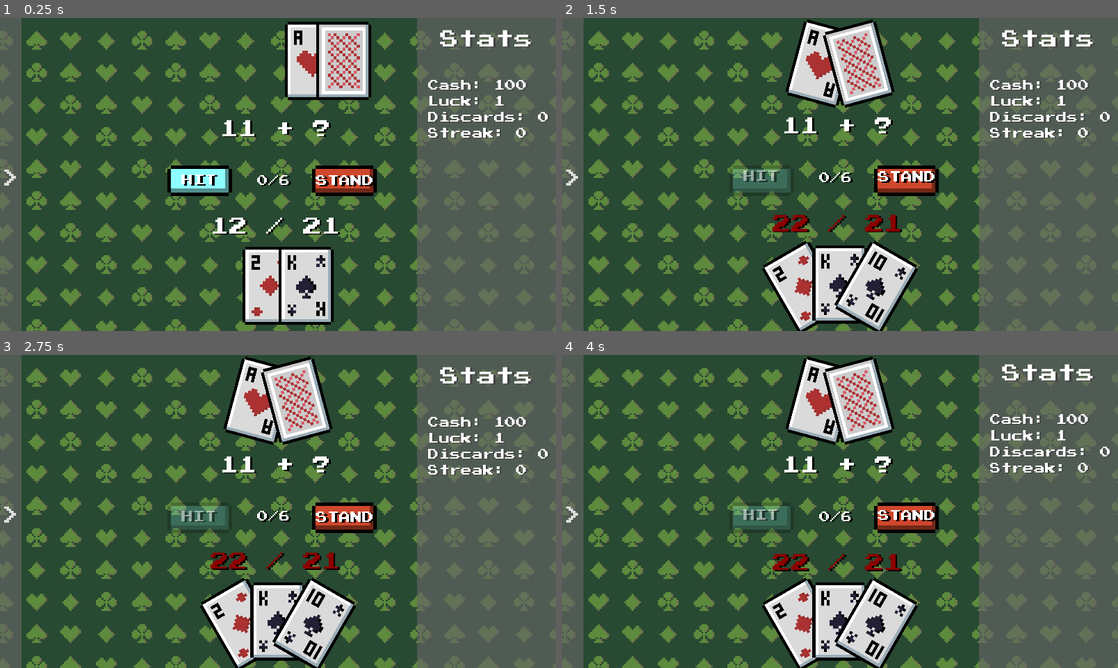
Above: before the commit, frames 1-4 (two rows, left to right).
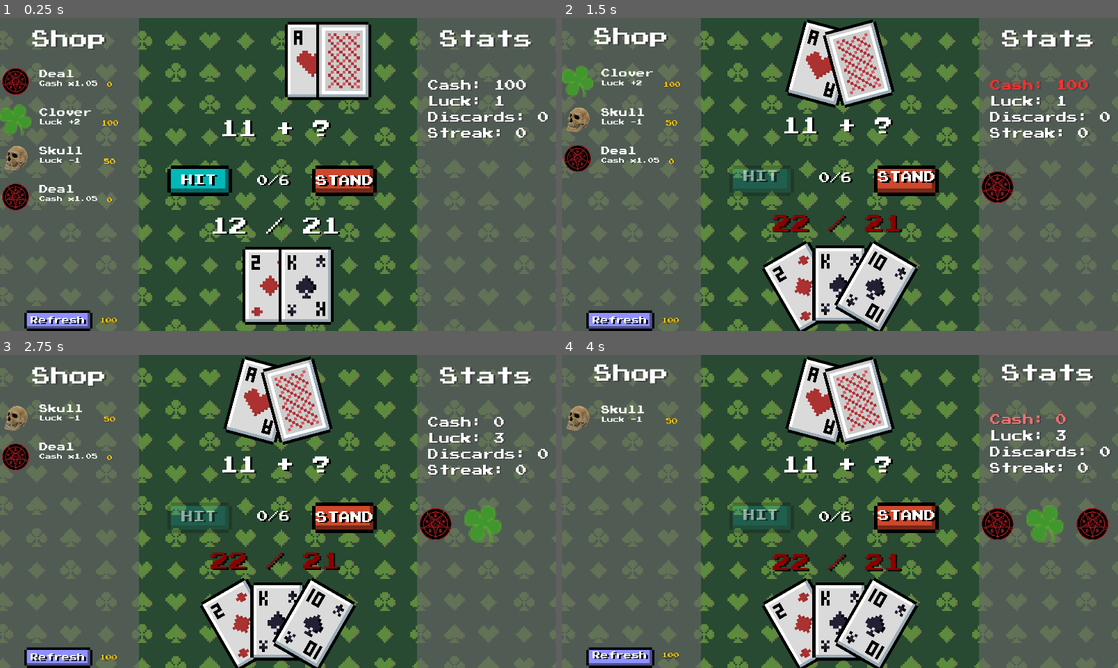
Above: after the commit, the same moments.

Repository: radsi/echo-cards
Game: Godot game, scene res://game.tscn
The game is run twice, just before and just after one commit, with the same random seed, the same clock (stepped at 60 frames per second) and the same inputs. The engine's default icon, where the game draws it, is replaced by a stand-in: a white triangle on a blue panel in a dark square.
Inputs (mouse positions are in pixels of both pictures, inside the frame that each line leads up to):
- Up to frame 1 (0.25 s): no input
- Up to frame 2 (1.5 s): click "HIT" at 0.5 s; click (623, 80) at 1.25 s, where only the run after the commit has a clickable "Deal"
- Up to frame 3 (2.75 s): click (61, 417) at 2 s, where only the run after the commit has a clickable "Clover"
- Up to frame 4 (4 s): click (623, 417) at 2.75 s, where only the run after the commit has a clickable "Skull"; click (623, 458) at 3.5 s, where only the run after the commit has a clickable "Deal"

The runs differ from the first frame. In frame 1, 22% of the frame differs, in the area x 0-42%, y 0-100%; in frame 2, 22%; in frame 3, 23%; in frame 4, 23%, in the area x 0-99%, y 0-100%.

Commit message:
balance & sfx

Diff:
--- a/game.tscn
+++ b/game.tscn
@@ -12,6 +12,10 @@
 [ext_resource type="Texture2D" uid="uid://divrki8jgm6x6" path="res://icon.svg" id="8_vef74"]
 [ext_resource type="Script" uid="uid://dba00gcoj700p" path="res://scripts/shop_item.gd" id="10_hve3p"]
 [ext_resource type="Texture2D" uid="uid://pydb4lgf73oq" path="res://deco/background_1.png" id="12_iotsf"]
+[ext_resource type="AudioStream" uid="uid://vam30asnc1xn" path="res://sounds/musicloop1.mp3" id="13_lc2xo"]
+[ext_resource type="AudioStream" uid="uid://dpl0teyt8jv7x" path="res://sounds/slidecard.wav" id="14_215e1"]
+[ext_resource type="AudioStream" uid="uid://dd2w63ktxt7p5" path="res://sounds/cha-ching.mp3" id="15_7sc4i"]
+[ext_resource type="AudioStream" uid="uid://duu72cwment5r" path="res://sounds/bonecrunch.wav" id="16_80cx4"]
 
 [sub_resource type="StyleBoxEmpty" id="StyleBoxEmpty_j5wjh"]
 
@@ -175,9 +179,6 @@
 
 [node name="DealerCards" type="CanvasGroup" parent="."]
 script = ExtResource("5_7jktm")
-max_angle = null
-radius = null
-card_spacing = null
 
 [node name="ScoreLabel" type="Label" parent="DealerCards"]
 texture_filter = 1
@@ -235,7 +236,7 @@
 offset_bottom = 40.0
 
 [node name="HitButton" type="Button" parent="Control"]
-self_modulate = Color(0.5568628, 1, 1, 1)
+self_modulate = Color(0, 0.72, 0.72, 1)
 z_index = -2
 layout_mode = 1
 anchors_preset = 8
@@ -479,6 +480,7 @@
 vertical_alignment = 1
 
 [node name="ShopButton" type="Button" parent="Control/LeftPanel"]
+visible = false
 texture_filter = 1
 layout_mode = 1
 anchors_preset = 11
@@ -1120,6 +1122,19 @@
 scale = Vector2(50.679996, 33.640003)
 color = Color(0, 0, 0, 1)
 
+[node name="music_sfx" type="AudioStreamPlayer2D" parent="."]
+stream = ExtResource("13_lc2xo")
+autoplay = true
+
+[node name="hit_sfx" type="AudioStreamPlayer2D" parent="."]
+stream = ExtResource("14_215e1")
+
+[node name="buy_sfx" type="AudioStreamPlayer2D" parent="."]
+stream = ExtResource("15_7sc4i")
+
+[node name="crunch_sfx" type="AudioStreamPlayer2D" parent="."]
+stream = ExtResource("16_80cx4")
+
 [connection signal="signal_restartgame" from="DealerCards" to="PlayerCards" method="_on_dealer_cards_signal_restartgame"]
 [connection signal="pressed" from="Control/HitButton" to="PlayerCards" method="_on_hit_button_pressed"]
 [connection signal="pressed" from="Control/StandButton" to="DealerCards" method="_on_stand_button_pressed"]
--- a/game_over.tscn
+++ b/game_over.tscn
@@ -1,9 +1,11 @@
-[gd_scene load_steps=16 format=3 uid="uid://48drlbnnbbwk"]
+[gd_scene load_steps=23 format=3 uid="uid://48drlbnnbbwk"]
 
 [ext_resource type="Script" uid="uid://dsoi4mltb7ues" path="res://scripts/env_manager.gd" id="1_ftari"]
 [ext_resource type="FontFile" uid="uid://bsucljrt1mjt" path="res://PressStart2P-vaV7.ttf" id="1_y26ei"]
 [ext_resource type="Texture2D" uid="uid://divrki8jgm6x6" path="res://icon.svg" id="3_ftari"]
 [ext_resource type="Script" uid="uid://dba00gcoj700p" path="res://scripts/shop_item.gd" id="4_28vn7"]
+[ext_resource type="AudioStream" uid="uid://kbcndvy8w8vt" path="res://sounds/bassimpact.wav" id="5_ftari"]
+[ext_resource type="Texture2D" uid="uid://cnh7p8837d1uf" path="res://buttons/button-long.png" id="6_28vn7"]
 
 [sub_resource type="StyleBoxEmpty" id="StyleBoxEmpty_k2vha"]
 
@@ -26,6 +28,16 @@
 [sub_resource type="StyleBoxEmpty" id="StyleBoxEmpty_olga5"]
 
 [sub_resource type="StyleBoxEmpty" id="StyleBoxEmpty_13ri0"]
+
+[sub_resource type="StyleBoxEmpty" id="StyleBoxEmpty_lmfuw"]
+
+[sub_resource type="StyleBoxEmpty" id="StyleBoxEmpty_k7c8f"]
+
+[sub_resource type="StyleBoxEmpty" id="StyleBoxEmpty_y0fv6"]
+
+[sub_resource type="StyleBoxEmpty" id="StyleBoxEmpty_jhou3"]
+
+[sub_resource type="StyleBoxEmpty" id="StyleBoxEmpty_3xhsb"]
 
 [node name="GameOver" type="Control"]
 layout_mode = 3
@@ -47,11 +59,14 @@
 
 [node name="HBoxContainer" type="HBoxContainer" parent="."]
 layout_mode = 1
-anchors_preset = 15
-anchor_right = 1.0
+anchors_preset = -1
+anchor_left = 0.022000002
+anchor_right = 1.0220001
 anchor_bottom = 1.0
-offset_left = 42.0
-offset_right = 42.0
+offset_left = -0.24000168
+offset_top = -184.0
+offset_right = -0.2401123
+offset_bottom = -184.0
 grow_horizontal = 2
 grow_vertical = 2
 alignment = 1
@@ -415,3 +430,81 @@
 alignment = 0
 text_overrun_behavior = 3
 script = ExtResource("4_28vn7")
+
+[node name="game_over_sfx" type="AudioStreamPlayer2D" parent="."]
+stream = ExtResource("5_ftari")
+autoplay = true
+
+[node name="RestartButton" type="Button" parent="."]
+self_modulate = Color(0.37, 0.37, 0.37, 1)
+texture_filter = 1
+layout_mode = 1
+anchors_preset = 7
+anchor_left = 0.5
+anchor_top = 1.0
+anchor_right = 0.5
+anchor_bottom = 1.0
+offset_left = -90.0
+offset_top = -84.0
+offset_right = 90.0
+grow_horizontal = 2
+grow_vertical = 0
+scale = Vector2(1.25, 1.25)
+pivot_offset = Vector2(94, 46)
+theme_override_colors/icon_pressed_color = Color(0.4392157, 0.4392157, 0.4392157, 1)
+theme_override_colors/icon_hover_color = Color(0.49803922, 0.49803922, 0.49803922, 1)
+theme_override_colors/icon_hover_pressed_color = Color(0.49803922, 0.49803922, 0.49803922, 1)
+theme_override_styles/normal = SubResource("StyleBoxEmpty_lmfuw")
+theme_override_styles/pressed = SubResource("StyleBoxEmpty_k7c8f")
+theme_override_styles/hover = SubResource("StyleBoxEmpty_y0fv6")
+theme_override_styles/disabled = SubResource("StyleBoxEmpty_jhou3")
+theme_override_styles/focus = SubResource("StyleBoxEmpty_3xhsb")
+icon = ExtResource("6_28vn7")
+flat = true
+
+[node name="ButtonLabel" type="Label" parent="RestartButton"]
+z_index = 1
+texture_filter = 1
+layout_mode = 1
+anchors_preset = 8
+anchor_left = 0.5
+anchor_top = 0.5
+anchor_right = 0.5
+anchor_bottom = 0.5
+offset_left = -49.600006
+offset_top = -17.600006
+offset_right = 46.399994
+offset_bottom = 14.399994
+grow_horizontal = 2
+grow_vertical = 2
+pivot_offset = Vector2(48, 16)
+theme_override_fonts/font = ExtResource("1_y26ei")
+theme_override_font_sizes/font_size = 32
+text = "RESTART"
+horizontal_alignment = 1
+vertical_alignment = 1
+
+[node name="shadow" type="Label" parent="RestartButton/ButtonLabel"]
+z_index = -1
+texture_filter = 1
+layout_mode = 0
+offset_left = 7.0
+offset_top = 3.0
+offset_right = 103.000015
+offset_bottom = 35.0
+pivot_offset = Vector2(48, 16)
+theme_override_colors/font_color = Color(0, 0, 0, 1)
+theme_override_fonts/font = ExtResource("1_y26ei")
+theme_override_font_sizes/font_size = 32
+text = "RESTART"
+horizontal_alignment = 1
+vertical_alignment = 1
+
+[node name="TransitionBG" type="ColorRect" parent="."]
+z_index = 15
+layout_mode = 0
+offset_top = -1277.0
+offset_right = 40.0
+offset_bottom = -1237.0
+scale = Vector2(49.35224, 31.214497)
+color = Color(0, 0, 0, 1)
--- a/items_data.json
+++ b/items_data.json
@@ -6,6 +6,14 @@
     "stats": [2],
     "values": [2],
     "rarity": 100
+  },
+  "medal": {
+    "price": 100,
+    "description": "Round +1",
+    "type": "stat",
+    "stats": [5],
+    "values": [1],
+    "rarity": 80
   },
   "lucky bone": {
     "price": 200,
@@ -16,7 +24,7 @@
     "rarity": 50
   },
   "skull": {
-    "price": 150,
+    "price": 50,
     "description": "Luck -1",
     "type": "stat",
     "stats": [2],
@@ -24,23 +32,23 @@
     "rarity": 100
   },
   "skull awake": {
-    "price": 200,
-    "description": "Luck -1 & Discards +1",
+    "price": 100,
+    "description": "Luck -1 & Discards +2",
     "type": "stat",
     "stats": [2, 3],
-    "values": [-1, 1],
+    "values": [-1, 2],
     "rarity": 50
   },
   "lollipop": {
-    "price": 250,
-    "description": "Discards + 1",
+    "price": 100,
+    "description": "Discards +1",
     "type": "stat",
     "stats": [3],
     "values": [1],
     "rarity": 90
   },
   "crown": {
-    "price": 350,
+    "price": 200,
     "description": "Cash x0.9 & Discards +1",
     "type": "stat",
     "stats": [1, 3],
@@ -48,11 +56,11 @@
     "rarity": 20
   },
   "deal": {
-    "price": 150,
-    "description": "Cash x1.25",
+    "price": 0,
+    "description": "Cash x1.05",
     "type": "stat",
     "stats": [1],
-    "values": [1.25],
+    "values": [1.05],
     "rarity": 100
   },
   "D6": {
@@ -64,7 +72,7 @@
     "rarity": 10
   },
   "horse": {
-    "price": 100,
+    "price": 50,
     "description": "Next hand is blackjack",
     "type": "trinket",
     "stats": [1],
@@ -72,7 +80,7 @@
     "rarity": 40
   },
   "white flag": {
-    "price": 150,
+    "price": 200,
     "description": "Rounds -1 & Luck +4",
     "type": "stat",
     "stats": [5, 2],
@@ -80,23 +88,23 @@
     "rarity": 60
   },
   "black flag": {
-    "price": 200,
-    "description": "Rounds +1 & Luck -2",
+    "price": 250,
+    "description": "Rounds +2 & Luck -2",
     "type": "stat",
     "stats": [5, 2],
     "values": [1, -2],
     "rarity": 60
   },
   "gold": {
-    "price": 150,
+    "price": 100,
     "description": "x1.25 cash gain",
     "type": "trinket",
     "stats": [5, 2],
     "values": [1, -2],
-    "rarity": 60
+    "rarity": 80
   },
   "briefcase": {
-    "price": 300,
+    "price": 200,
     "description": "+1 shop slot",
     "type": "trinket",
     "stats": [5, 2],
--- a/payment.tscn
+++ b/payment.tscn
@@ -8,6 +8,9 @@
 [ext_resource type="Shader" uid="uid://cxdqnkjkxbe5a" path="res://chat.gdshader" id="4_w8rcl"]
 [ext_resource type="Texture2D" uid="uid://7hfjfok3e08f" path="res://deco/hand_right.png" id="5_prf03"]
 [ext_resource type="Texture2D" uid="uid://cnh7p8837d1uf" path="res://buttons/button-long.png" id="8_a30yt"]
+[ext_resource type="AudioStream" uid="uid://bvlounmcae8e7" path="res://sounds/payment.wav" id="9_efqod"]
+[ext_resource type="AudioStream" uid="uid://hejlhqcpvm3s" path="res://sounds/evillaugh.mp3" id="10_8xnvv"]
+[ext_resource type="AudioStream" uid="uid://gx4m6xs6v0ml" path="res://sounds/payment-music.mp3" id="11_8xnvv"]
 
 [sub_resource type="CanvasItemMaterial" id="CanvasItemMaterial_mqal0"]
 
@@ -262,5 +265,15 @@
 horizontal_alignment = 1
 vertical_alignment = 1
 
+[node name="payment_sfx" type="AudioStreamPlayer2D" parent="."]
+stream = ExtResource("9_efqod")
+
+[node name="laugh_sfx" type="AudioStreamPlayer2D" parent="."]
+stream = ExtResource("10_8xnvv")
+
+[node name="music_sfx" type="AudioStreamPlayer2D" parent="."]
+stream = ExtResource("11_8xnvv")
+autoplay = true
+
 [connection signal="pressed" from="Control/HBoxContainer/PayButton" to="." method="_on_pay_button_pressed"]
 [connection signal="pressed" from="Control/HBoxContainer/SoulButton" to="." method="_on_soul_button_pressed"]
--- a/scripts/dealer_cards.gd
+++ b/scripts/dealer_cards.gd
@@ -150,6 +150,8 @@
 		globals.add_cash(cash_win + globals.streak * 2)
 	elif not draw:
 		globals.streak = 0
+	elif draw:
+		globals.add_cash(cash_win / 2)
 
 	if globals.streak > globals.max_streak:
 		globals.max_streak = globals.streak
@@ -158,7 +160,7 @@
 
 	globals.current_round += 1
 	if globals.current_round > globals.max_round:
-		globals.load_payment($"../TransitionBG")
+		globals.load_scene_with_transition($"../TransitionBG", "res://payment.tscn")
 		return
 	globals.change_text(globals.RoundLabel, str(globals.current_round) + "/" + str(globals.max_round))
 
--- a/scripts/env_manager.gd
+++ b/scripts/env_manager.gd
@@ -25,6 +25,7 @@
 		GameOver.get_child(3).text = "Luck: " + str(globals.luck)
 		GameOver.get_child(4).text = "Discards: " + str(globals.discards)
 		GameOver.get_child(5).text = "Max streak: " + str(globals.max_streak)
+		$RestartButton.pressed.connect(_on_restart_button_pressed)
 
 func _collect_labels(node: Node, out: Array[Label]) -> void:
 	if node is Label and not node.name.contains("shadow"):
@@ -58,3 +59,15 @@
 		base_y,
 		duration
 	).set_trans(Tween.TRANS_SINE).set_ease(Tween.EASE_IN_OUT)
+
+
+func _on_restart_button_pressed():
+	globals.luck = 1
+	globals.cash = 100
+	globals.discards = 0
+	globals.max_streak = 0
+	globals.streak = 0
+	globals.inventory.clear()
+	globals.cash_gain = 20
+	globals.current_fee = 50
+	globals.load_scene_with_transition($TransitionBG, "res://game.tscn")
--- a/scripts/globals.gd
+++ b/scripts/globals.gd
@@ -16,7 +16,6 @@
 var luck := 1
 var discards := 0
 var used_discards := 0
-var morphs := 0
 var streak := 0
 
 var refresh_cost := 100
@@ -27,7 +26,7 @@
 var ending_game := false
 var pending_21 := false
 
-var current_fee := 100
+var current_fee := 50
 
 var inventory := {}
 var items := {}
@@ -47,10 +46,10 @@
 
 	item_keys = items.keys()
 
-func load_payment(transition: ColorRect):
+func load_scene_with_transition(transition: ColorRect, scene: String):
 	var twn = create_tween()
 	twn.tween_property(transition, "position", Vector2(0,0), 1.5).set_trans(Tween.TRANS_SINE).set_ease(Tween.EASE_OUT)
-	twn.finished.connect(func callback() -> void: get_tree().change_scene_to_file("res://payment.tscn"))
+	twn.finished.connect(func callback() -> void: get_tree().change_scene_to_file(scene))
 
 func change_text(label: Label, new_text: String):
 	label.text = new_text
@@ -87,6 +86,13 @@
 	cash += amount
 	change_stat_text("cash")
 
+	if not tween_in_process.has(VBoxStats.get_child(1)):
+		tween_in_process.append(VBoxStats.get_child(1))
+		VBoxStats.get_child(1).self_modulate = Color.GREEN if amount > 0 else Color.RED
+		var twn := create_tween()
+		twn.tween_property(VBoxStats.get_child(1), 'self_modulate', Color.WHITE, 1)
+		twn.finished.connect(func callback() -> void: tween_in_process.erase(globals.VBoxStats.get_child(1)))
+
 func get_item_amount():
 	var amount := 0
 	for item: Button in GridItems.get_children():
@@ -102,7 +108,6 @@
 
 func add_item_by_id(id: String, grid: GridContainer = GridItems):
 	var data = items[id]
-
 	for item: Button in grid.get_children():
 		if item.visible == false:
 			item.visible = true
@@ -248,7 +253,7 @@
 	for btn: Button in VBoxItems.get_children():
 		index += 1
 
-		if index == max_items_shop: break
+		if index == max_items_shop or index > VBoxItems.get_children().size(): break
 
 		if btn.name.contains("Refresh"):
 			continue
--- a/scripts/inventory.gd
+++ b/scripts/inventory.gd
@@ -8,4 +8,6 @@
 		button.pressed.connect(_on_item_pressed.bind(button))
 
 func _on_item_pressed(button):
+	if button.visible == false: return
 	globals.remove_item(button)
+	$"../../../crunch_sfx".play()
--- a/scripts/payment_manager.gd
+++ b/scripts/payment_manager.gd
@@ -99,6 +99,8 @@
 	PayButton.disabled = true
 	PayButton.modulate.a = 0.5
 
+	$payment_sfx.play()
+
 	var twn := create_tween()
 
 	twn.tween_property(
@@ -112,13 +114,16 @@
 
 
 func _on_soul_button_pressed() -> void:
+
+	$laugh_sfx.play()
+
 	var twn := create_tween()
 
 	twn.tween_property(
 		TransitionBG,
 		"self_modulate",
 		Color.BLACK,
-		2
+		2.7
 	).set_trans(Tween.TRANS_SINE).set_ease(Tween.EASE_OUT)
 
 	twn.finished.connect(func(): get_tree().change_scene_to_file("res://game_over.tscn"))
--- a/scripts/player_cards.gd
+++ b/scripts/player_cards.gd
@@ -169,7 +169,7 @@
 			card.rotation = target_rot
 
 func use_discard(card: Sprite2D):
-	if globals.used_discards >= globals.discards: return
+	if globals.used_discards >= globals.discards or globals.ending_game: return
 	globals.used_discards += 1
 	player_deck.erase(card.name)
 	player_cards.erase(card)
@@ -213,6 +213,7 @@
 	if globals.ending_game: return
 	player_actions.append(0)
 	spawn_cards(1, false)
+	$"../hit_sfx".play()
 
 func _on_dealer_cards_signal_restartgame() -> void:
 	restart_game()
--- a/scripts/shop_manager.gd
+++ b/scripts/shop_manager.gd
@@ -4,11 +4,9 @@
 var shop_open: bool = false
 
 func _ready():
-	position.x = -406
 	globals.VBoxItems = $VBoxContainer
 	globals.GridItems = $"../RightPanel/GridContainer"
 	globals.VBoxStats = $"../RightPanel/VBoxContainer"
-	globals.VBoxItems.visible = false
 	globals.RoundLabel = $"../../PlayerCards/RoundsLabel"
 
 	for btn: Button in globals.VBoxItems.get_children():
@@ -24,18 +22,14 @@
 	if globals.get_item_amount() >= 12: return
 
 	if btn.price > globals.cash:
-		if not globals.tween_in_process.has(globals.VBoxStats.get_child(1)):
-			globals.tween_in_process.append(globals.VBoxStats.get_child(1))
-			globals.VBoxStats.get_child(1).self_modulate = Color.RED
-			var twn := create_tween()
-			twn.tween_property(globals.VBoxStats.get_child(1), 'self_modulate', Color.WHITE, 1)
-			twn.finished.connect(func callback() -> void: globals.tween_in_process.erase(globals.VBoxStats.get_child(1)))
 		return
 
 	btn.visible = false
 
 	globals.add_cash(-btn.price)
 	globals.add_item(btn)
+
+	$"../../buy_sfx".play()
 
 
 func _on_refresh_button_pressed() -> void:
Not shown: 1 places in game.tscn that only renumber resources
Binary file added: items/medal.png
Not shown, added: items/medal.png.import
Not shown: 1 places in payment.tscn that only renumber resources
Not shown, added: sounds/bassimpact.wav.import
Not shown, added: sounds/bonecrunch.wav.import
Not shown, added: sounds/cha-ching.mp3.import
Not shown, added: sounds/evillaugh.mp3.import
Not shown, added: sounds/musicloop1.mp3.import
Not shown, added: sounds/payment-music.mp3.import
Not shown, added: sounds/payment.wav.import
Not shown, added: sounds/slidecard.wav.import
(and 8 more such lines)
